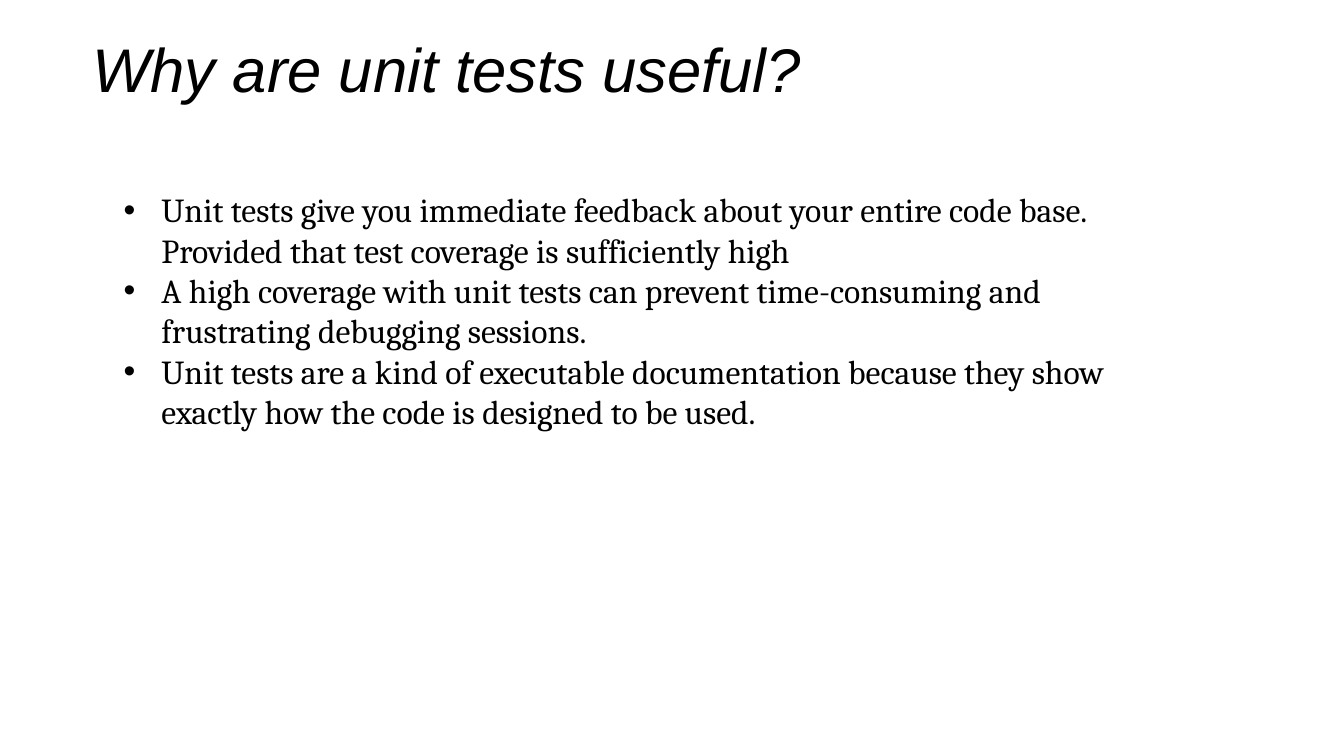
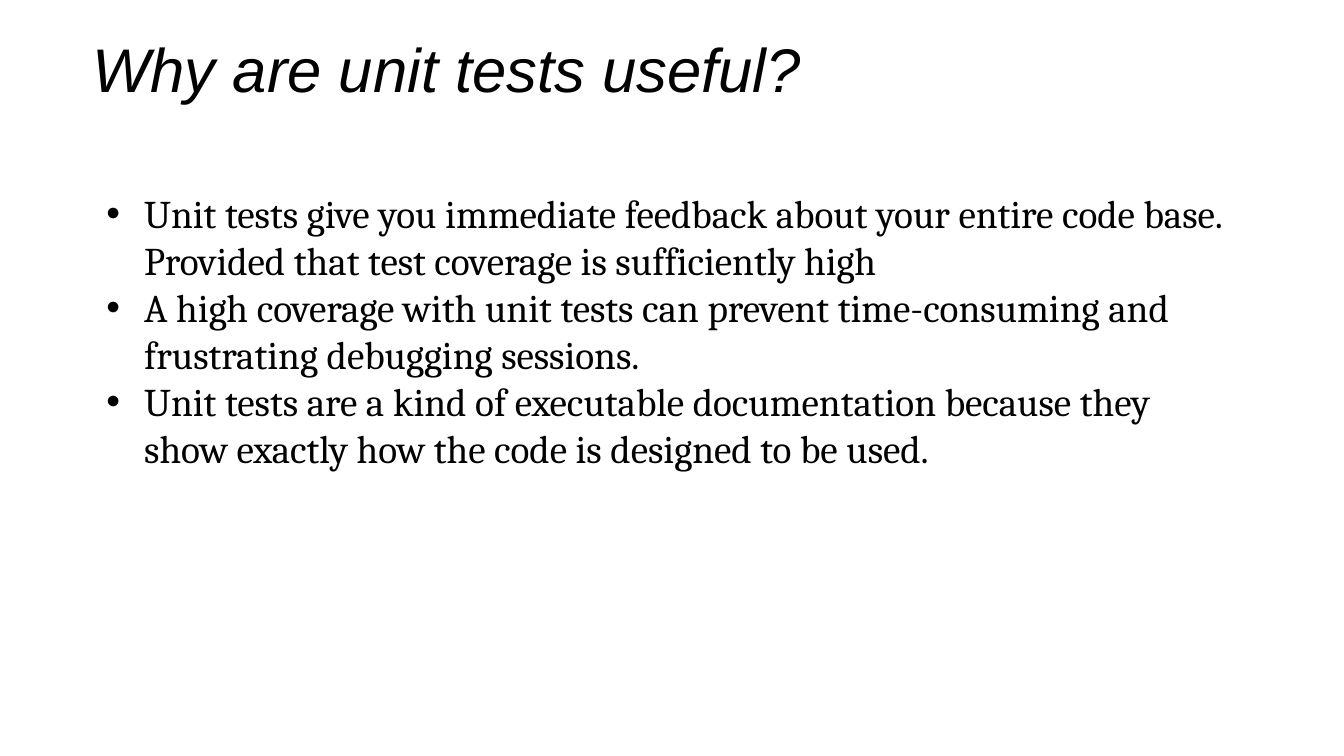
Before and after one commit to johnxu21/johnxu21.github.io, a slide deck: slide 6 of teaching/CS472-Spring2023/Timetable/Software_Testing.pptx. Drawn at 1344x756 pixels with LibreOffice and Linux fonts; fonts in the diff are those of the drawing. Boxes give left, top, right and bottom in pixels: in the first picture for what was removed or moved away, otherwise in the second. Text is boxed around its words. In the diff, an @@ line names an element or a change of style, - is before the commit and + after.

```diff
--- a/teaching/CS472-Spring2023/Timetable/Software_Testing.pptx
+++ b/teaching/CS472-Spring2023/Timetable/Software_Testing.pptx
@@ text "Unit tests give you immediate ...": place and size @@
-text "Unit tests give you immediate ..." at [161, 198, 1104, 432]
+text "Unit tests give you immediate ..." at [144, 200, 1223, 472]
@@ text "Unit tests give you immediate ..." at [144, 200, 1223, 472]: size 24 to 28 pt @@
```
Also in this commit, not shown: 3 other slides changed, 13 slides added, 1 slide removed, 3 other files.
